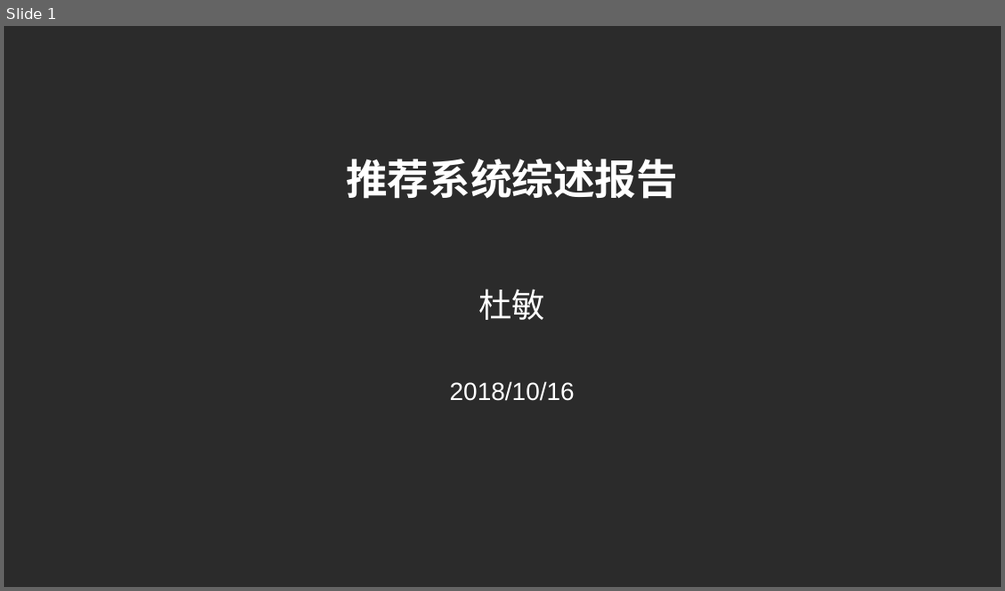
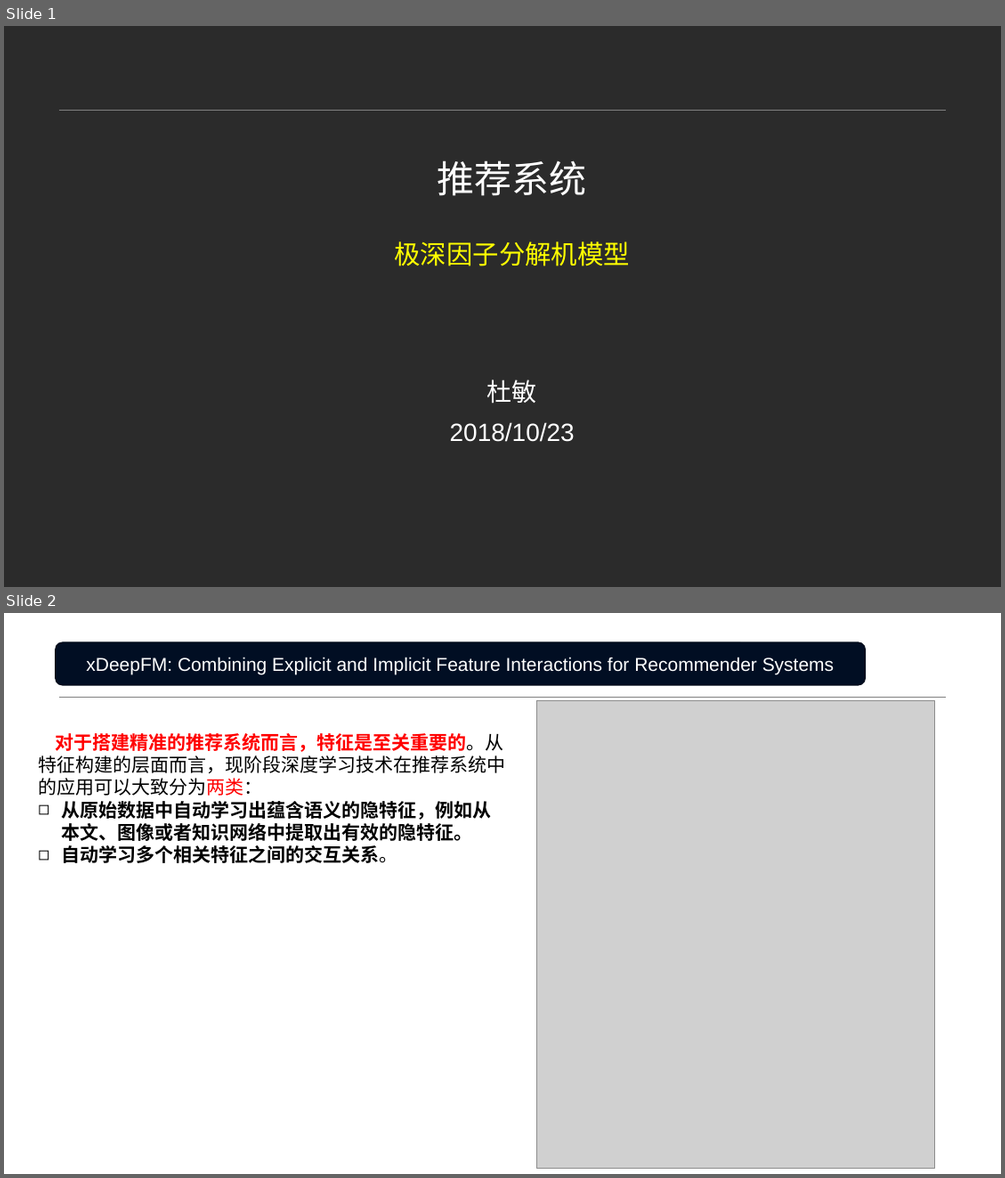
Before and after one commit to Leo-Yangren/RecommendationSystem, a slide deck: 小组会议.pptx. Shown one above the other, each under a label of ours: slide 1 before the commit, slides 1 and 2 after it. The pictures are 1005x591 and 1005x1178 pixels, drawn with LibreOffice and Linux fonts; fonts in the diff are those of the drawing; grey boxes stand for pictures; background and template pictures are left out; a plain dark background stands for a picture behind light text. Boxes give left, top, right and bottom in pixels: in the first picture for what was removed or moved away, otherwise in the second. Text is boxed around its words. In the diff, an @@ line names an element or a change of style, - is before the commit and + after.

```diff
--- a/小组会议.pptx
+++ b/小组会议.pptx
@@ slide 2 added at (x1=4, y1=613, x2=1001, y2=1174), background picture (left out); not listed: 1 template element that a slide beside it also shows @@
@@ rounded rectangle added at (x1=56, y1=642, x2=866, y2=685), fill #010E23, outline #010A1A 1 pt, 18 pt, text #FFFFFF @@
+xDeepFM: Combining Explicit and Implicit Feature Interactions for Recommender Systems
@@ picture added at (x1=537, y1=700, x2=935, y2=1167) @@
@@ text added at (x1=38, y1=733, x2=505, y2=863), 18 pt, text #000000, bold @@
+对于搭建精准的推荐系统而言，特征是至关重要的。从特征构建的层面而言，现阶段深度学习技术在推荐系统中的应用可以大致分为两类：
+◻ 从原始数据中自动学习出蕴含语义的隐特征，例如从本文、图像或者知识网络中提取出有效的隐特征。
+◻ 自动学习多个相关特征之间的交互关系。
@@ slide 1 changed as well @@
@@ line added from (58, 110) to (947, 110), #808080 0.25 pt @@
@@ title at (x1=394, y1=160, x2=630, y2=266): text changed; size 40 to 25.2 pt; text colour #FFFFFF to #FFFF00; bold off @@
-推荐系统综述报告
+推荐系统
+极深因子分解机模型
@@ text "杜敏" moved from (x1=478, y1=289, x2=545, y2=320) to (x1=487, y1=379, x2=537, y2=403) @@
@@ text "杜敏" at (x1=487, y1=379, x2=537, y2=403): size 32 to 24 pt @@
@@ text at (x1=450, y1=422, x2=574, y2=442): text changed @@
-2018/10/16
+2018/10/23
```
Also in this commit, not shown: 13 other slides added, 18 slides removed, 1 other file.
